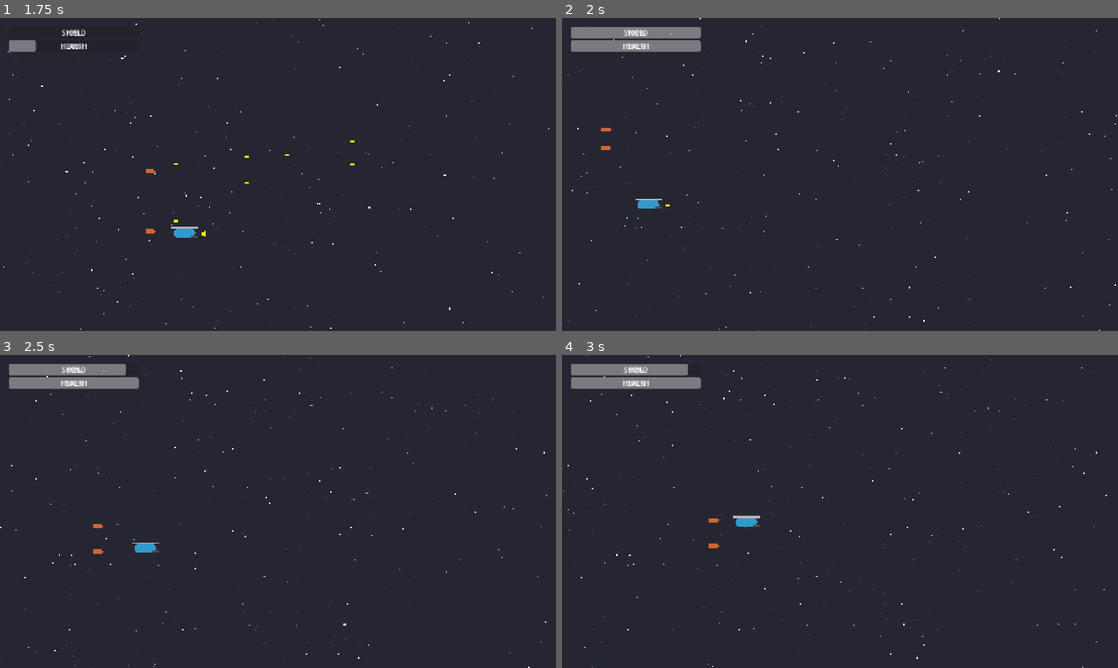
Above: before the commit, frames 1-4 (two rows, left to right).
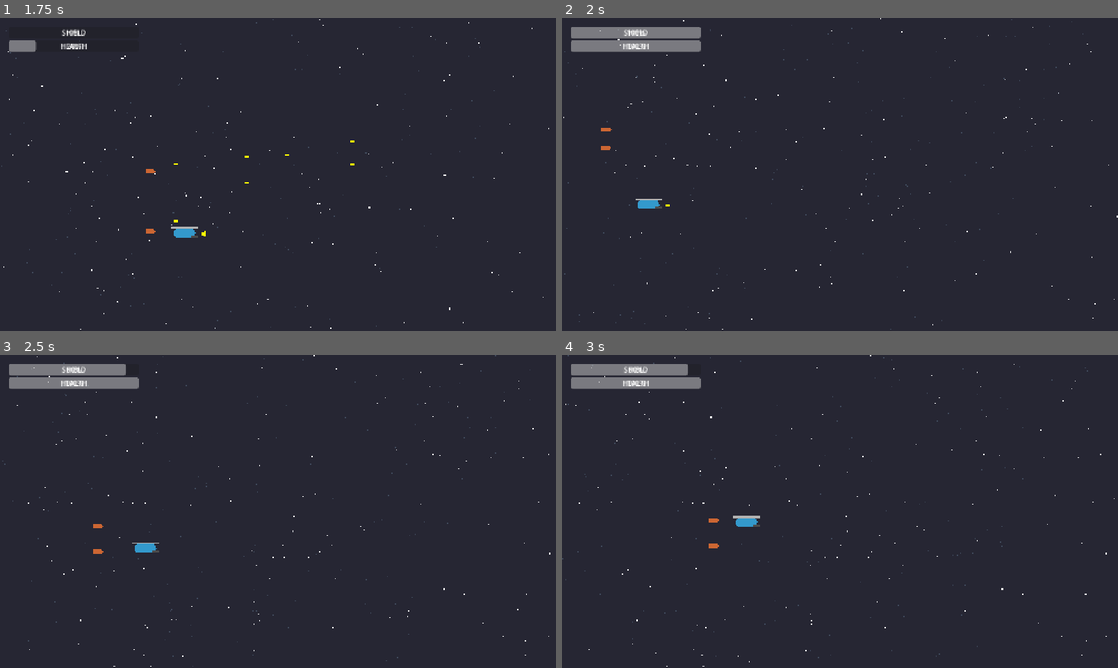
Above: after the commit, the same moments.

Repository: Colbertcn/g1-godot
Game: Godot game, scene res://scenes/main.tscn
Two runs of this game, one before a commit and one after it. Both use one fixed random seed, a clock stepped at 60 frames per second and the inputs below.
Inputs:
- Up to frame 1 (1.75 s): tap Enter (ui_accept) at 0.5, 0.77, 1.52 s; hold Right (ui_right) 0.53-1.28 s; hold Q (switch_weapon_mode) 0.53-1.28 s; hold Down (ui_down) from 1.28 s (still down); tap E (switch_wingman_mode) at 1.35 s
- Up to frame 2 (2 s): keep holding Down (ui_down)
- Up to frame 3 (2.5 s): release Down (ui_down) at 2.03 s; hold Right (ui_right) from 2.03 s (still down); hold F (toggle_fire) from 2.03 s (still down)
- Up to frame 4 (3 s): release Right (ui_right) at 2.78 s; release F (toggle_fire) at 2.78 s; hold Up (ui_up) from 2.78 s (still down); tap Q (switch_weapon_mode) at 2.85 s

Frame 1 is identical in both runs. In frame 2, 0.3% of the frame differs, in the area x 0-100%, y 0-100%; in frame 3, 0.4%, in the area x 0-99%, y 0-100%; in frame 4, 0.4%.

Commit message:
修正 GDScript 警告与物理回调冲突错误
- 修复了 player.gd 中 _physics_process 函数未使用 delta 参数的警告。
- 修复了 die() 函数在物理回调期间直接重载场景导致的错误，改为使用 call_deferred 延迟调用。
- 确保代码符合 Godot 4.5 的运行规范。

Co-authored-by: Colbertcn <37299510+Colbertcn@users.noreply.github.com>

Diff:
--- a/scripts/player.gd
+++ b/scripts/player.gd
@@ -60,7 +60,7 @@
 	add_wingman()
 	add_wingman()
 
-func _physics_process(delta):
+func _physics_process(_delta):
 	var direction = Input.get_vector("ui_left", "ui_right", "ui_up", "ui_down")
 	velocity = direction * speed
 	move_and_slide()
@@ -163,7 +163,7 @@
 		die()
 
 func die():
-	get_tree().reload_current_scene()
+	get_tree().call_deferred("reload_current_scene")
 
 func add_xp(amount: float):
 	xp += amount
